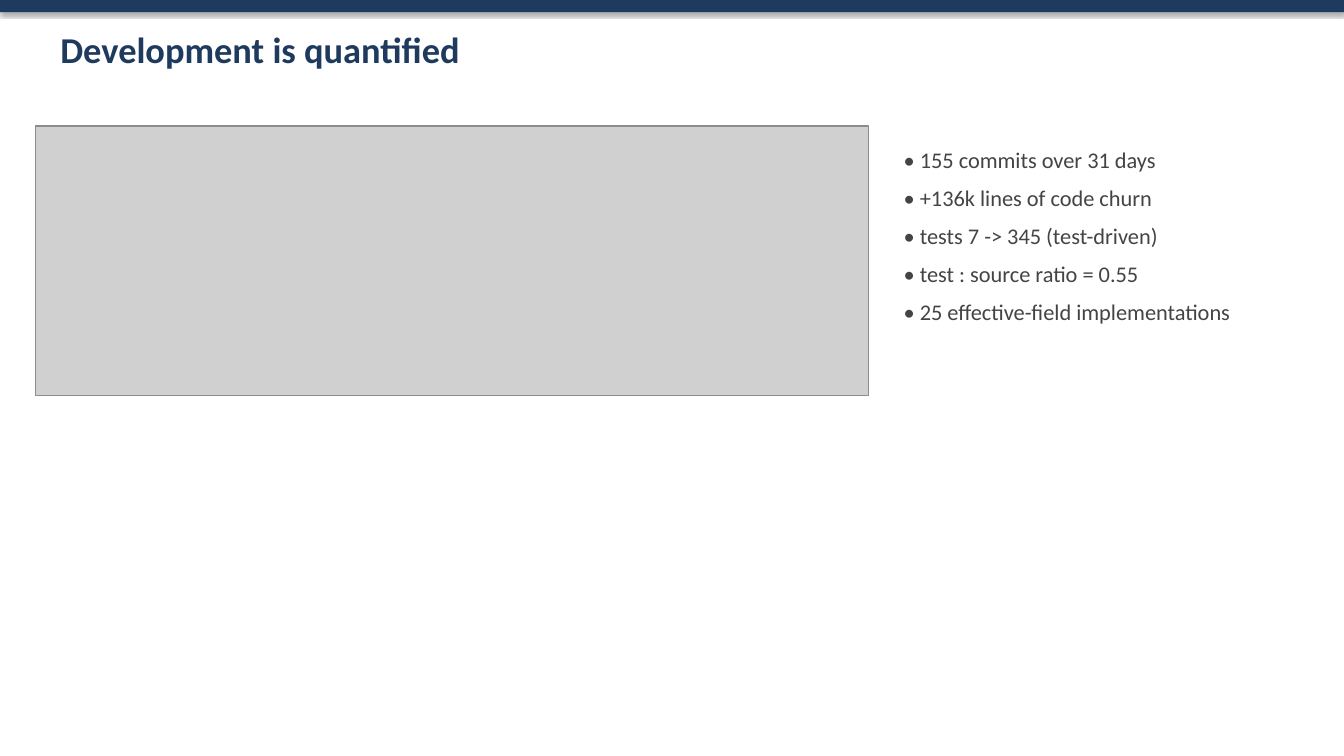
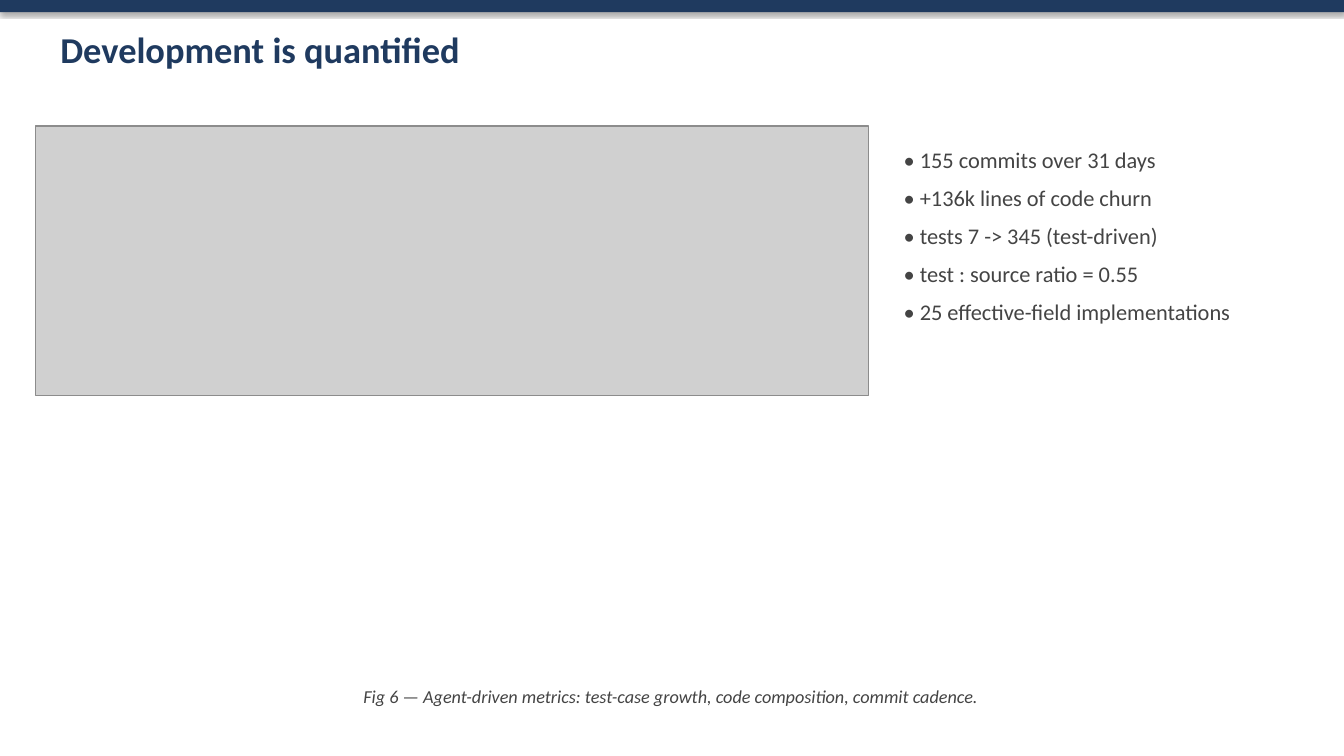
Before and after one commit to mirryou-maker/Claude-SpinDynamics, a slide deck: slide 5 of paper/Claude-SD_talk.pptx. Drawn at 1344x756 pixels with LibreOffice and Linux fonts; fonts in the diff are those of the drawing; grey boxes stand for pictures. Boxes give left, top, right and bottom in pixels: in the first picture for what was removed or moved away, otherwise in the second. Text is boxed around its words. In the diff, an @@ line names an element or a change of style, - is before the commit and + after.

```diff
--- a/paper/Claude-SD_talk.pptx
+++ b/paper/Claude-SD_talk.pptx
@@ text added at (x1=363, y1=690, x2=978, y2=706), 13 pt, text #444444, italic @@
+Fig 6 — Agent-driven metrics: test-case growth, code composition, commit cadence.
```
Also in this commit, not shown: 6 other slides changed, 1 other file.
